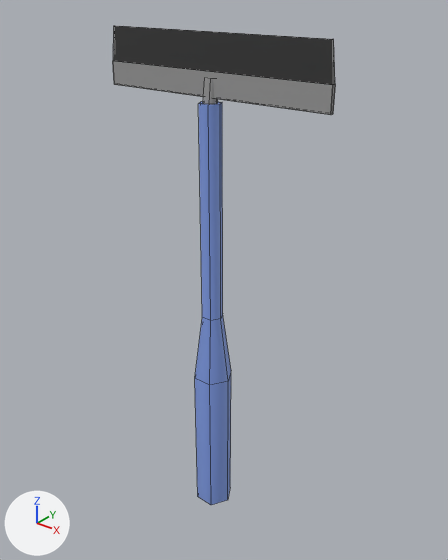
What one commit did to the FBX model Assets/Team24/Models/Squeegee.fbx.
The view is the same before and after, from a 50 mm camera at (1.58, -1.89, 2.2) aimed at (-0.02, 0.11, 0.96). Arrows for +X, +Y and +Z are at lower left; the lights stay in place. Mesh edges are drawn as thin lines. Where no turn or scale is listed for an object, it has been applied to the vertices. Vertices at the same position are counted once.

Objects in the first picture: 'Squeegee'.
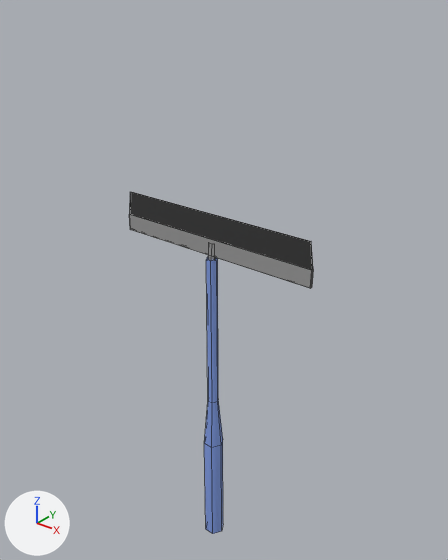
What differs and where, as boxes (x1, y1, x2, y2) in the pictures (448 x 560 px; the box of a moved part takes in the faces that stretch with it):
'Squeegee', reshaped (17% narrower, 29% shorter)
    before: (113, 26, 336, 505)
    after: (129, 192, 314, 534)
part 1 of me_cylinder_001, moved or reshaped
    before: (195, 78, 231, 505)
    after: (204, 243, 223, 534)
part 2 of me_cylinder_001, moved or reshaped
    before: (113, 26, 336, 115)
    after: (129, 192, 314, 288)

The edits, one by one:
me_cylinder_001 has 56 vertices, 50 faces and spans x -0.53..0.53, y -0.08..0.08, z -0.24..2.02.
me_cylinder_001 is used by ob_squeegee; location (0.0, 0.0, 0.0).
me_cylinder_001 part 1: the loose piece of 36 vertices spanning x -0.09..0.09, y -0.08..0.08, z -0.24..1.86 is scaled about its middle by (0.549, 0.549, 0.796), then moved by (0.0, 0.0, -0.46).
me_cylinder_001 part 2: the loose piece of 20 vertices spanning x -0.53..0.53, y -0.01..0.01, z 1.79..2.02 is scaled about its middle by (0.937, 0.796, 0.796), then moved by (0.0, 0.0, -0.69).
